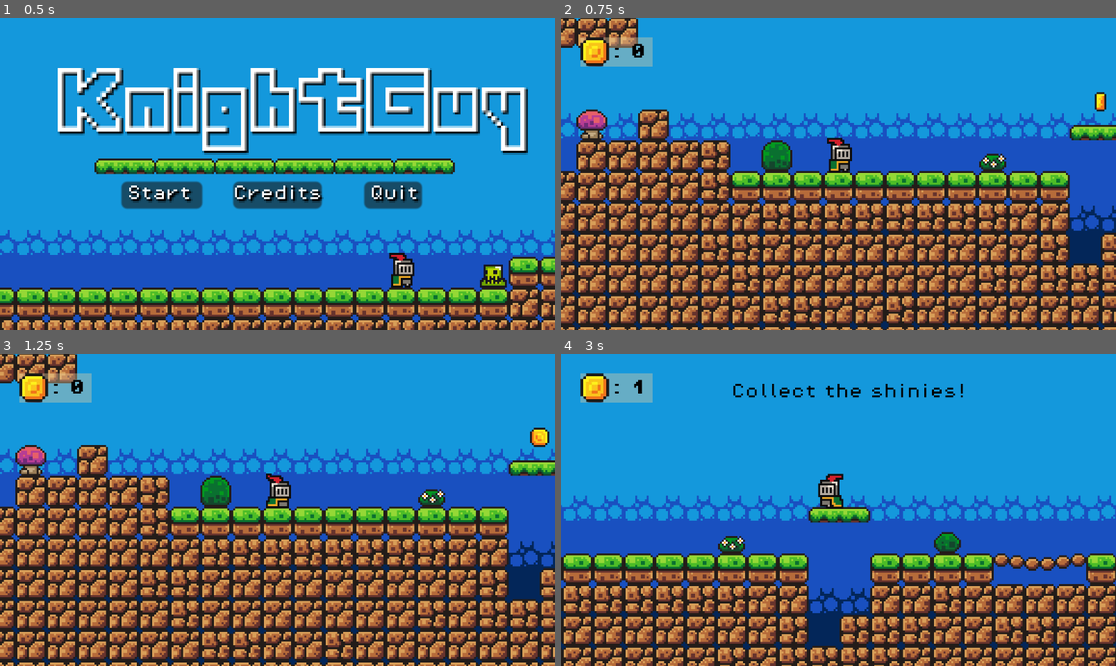
Above: before the commit, frames 1-4 (two rows, left to right).
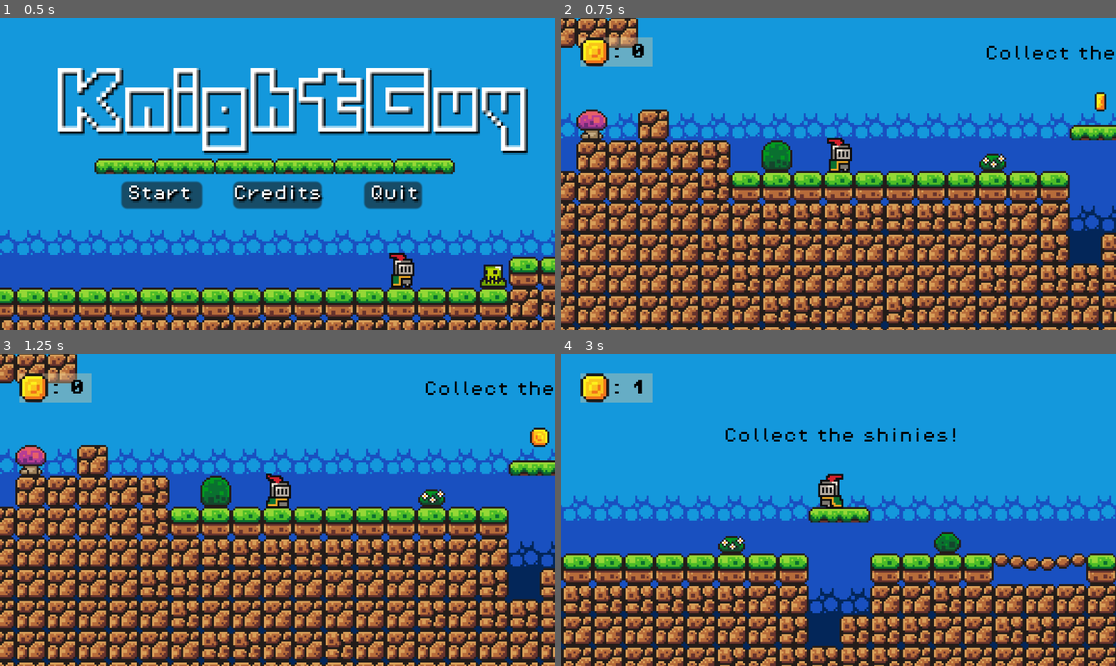
Above: after the commit, the same moments.

Repository: CrimsonCloak/KnightGuy
Game: Godot game, scene res://Scenes/menu.tscn
Same seed, same stepped clock (60 frames per second), same inputs: the game is played once before the commit and once after it.
Inputs:
- Up to frame 1 (0.5 s): no input
- Up to frame 2 (0.75 s): click "Start" at 0.5 s
- Up to frame 3 (1.25 s): no input
- Up to frame 4 (3 s): hold Shift (Sprint) 1.28-2.03 s; hold D (Move_right) 1.28-2.78 s; tap Up (Jump) at 1.52, 2.27 s; tap Shift (Sprint) at 2.1 s; hold Left (Move_left) from 2.78 s (still down); hold Shift (Sprint) from 2.78 s (still down)

Frame 1 is identical in both runs. In frame 2, 0.3% of the frame differs, in the area x 76-100%, y 8-14%; in frame 3, 0.3%; in frame 4, 1.1%, in the area x 29-73%, y 9-29%.

Commit message:
Move coin indicator label a little bit

Diff:
--- a/Scenes/game.tscn
+++ b/Scenes/game.tscn
@@ -569,10 +569,10 @@
 autowrap_mode = 2
 
 [node name="Coin info" type="Label" parent="Labels"]
-offset_left = 76.0
-offset_top = -80.0
-offset_right = 198.0
-offset_bottom = -68.0
+offset_left = 72.0
+offset_top = -57.0
+offset_right = 194.0
+offset_bottom = -45.0
 theme_override_colors/font_color = Color(0, 0, 0, 1)
 theme_override_fonts/font = ExtResource("8_iugyw")
 theme_override_font_sizes/font_size = 8
